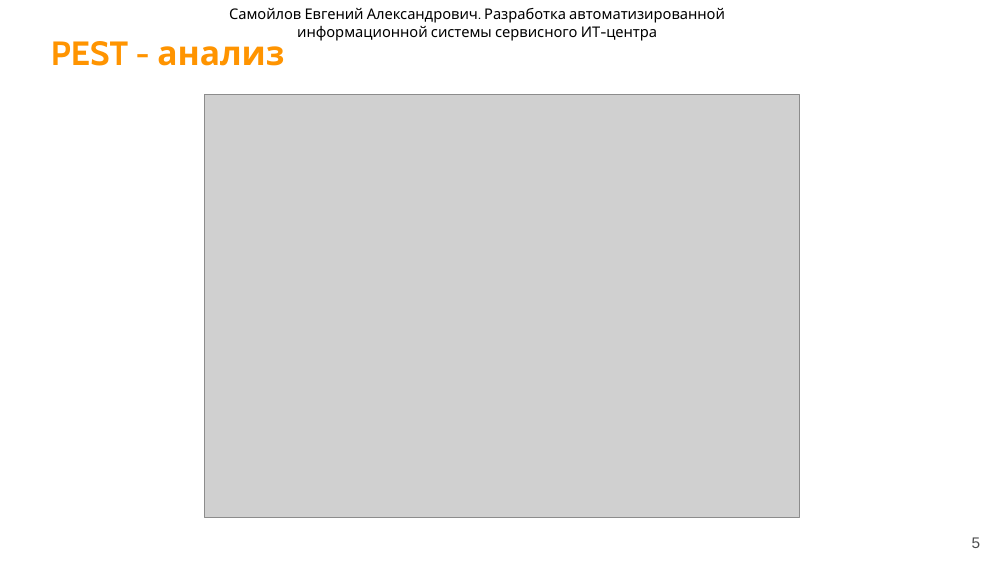
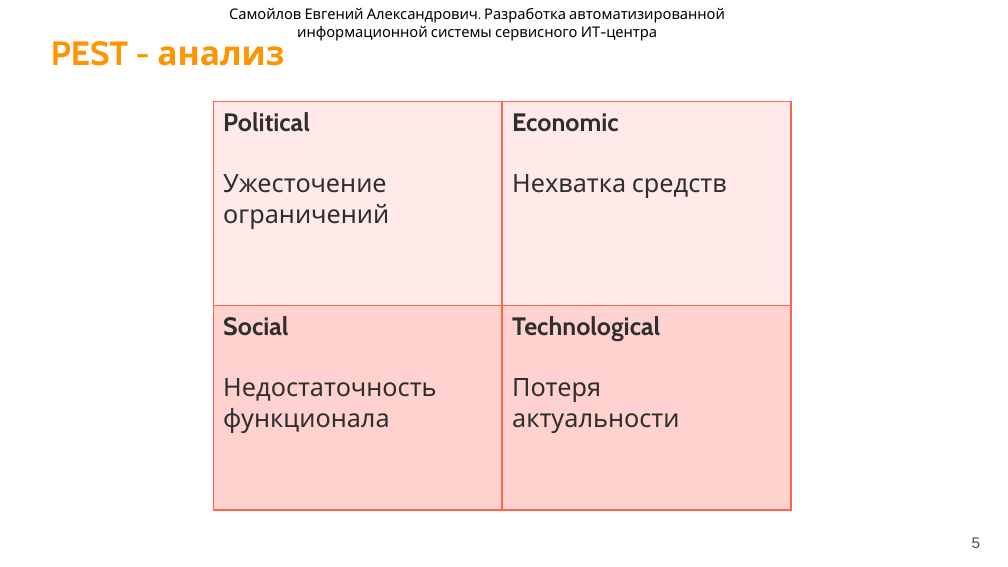
Before and after one commit to doesdi/diploma, a slide deck: slide 5 of Презентация_ВКР.pptx. Drawn at 1008x567 pixels with LibreOffice and Linux fonts; fonts in the diff are those of the drawing; grey boxes stand for pictures; background and template pictures are left out. Boxes give left, top, right and bottom in pixels: in the first picture for what was removed or moved away, otherwise in the second. Text is boxed around its words. In the diff, an @@ line names an element or a change of style, - is before the commit and + after.

```diff
--- a/Презентация_ВКР.pptx
+++ b/Презентация_ВКР.pptx
@@ picture removed at bbox=[205, 95, 799, 518] @@
@@ table added at bbox=[213, 102, 791, 510], 2 rows, 2 columns @@
+Political / Ужесточение ограничений | Economic / Нехватка средств
+Social / Недостаточность функционала | Technological / Потеря / актуальности
```
Also in this commit, not shown: 11 other slides changed, 1 slide added, 1 slide removed, 5 other files.
